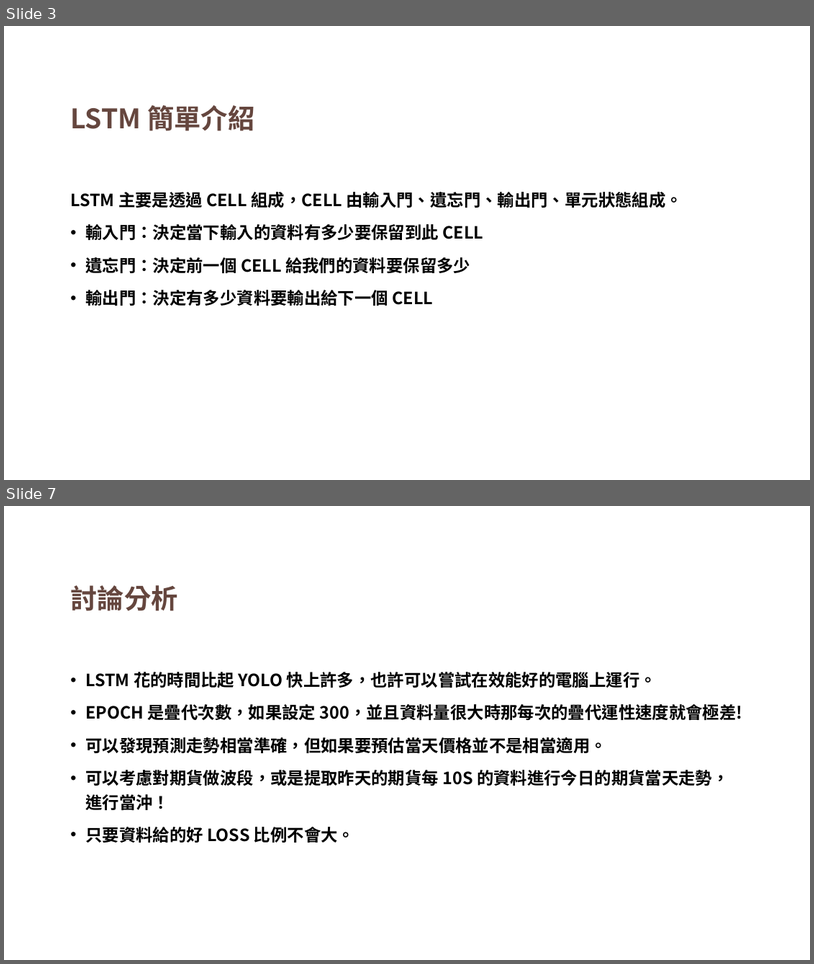
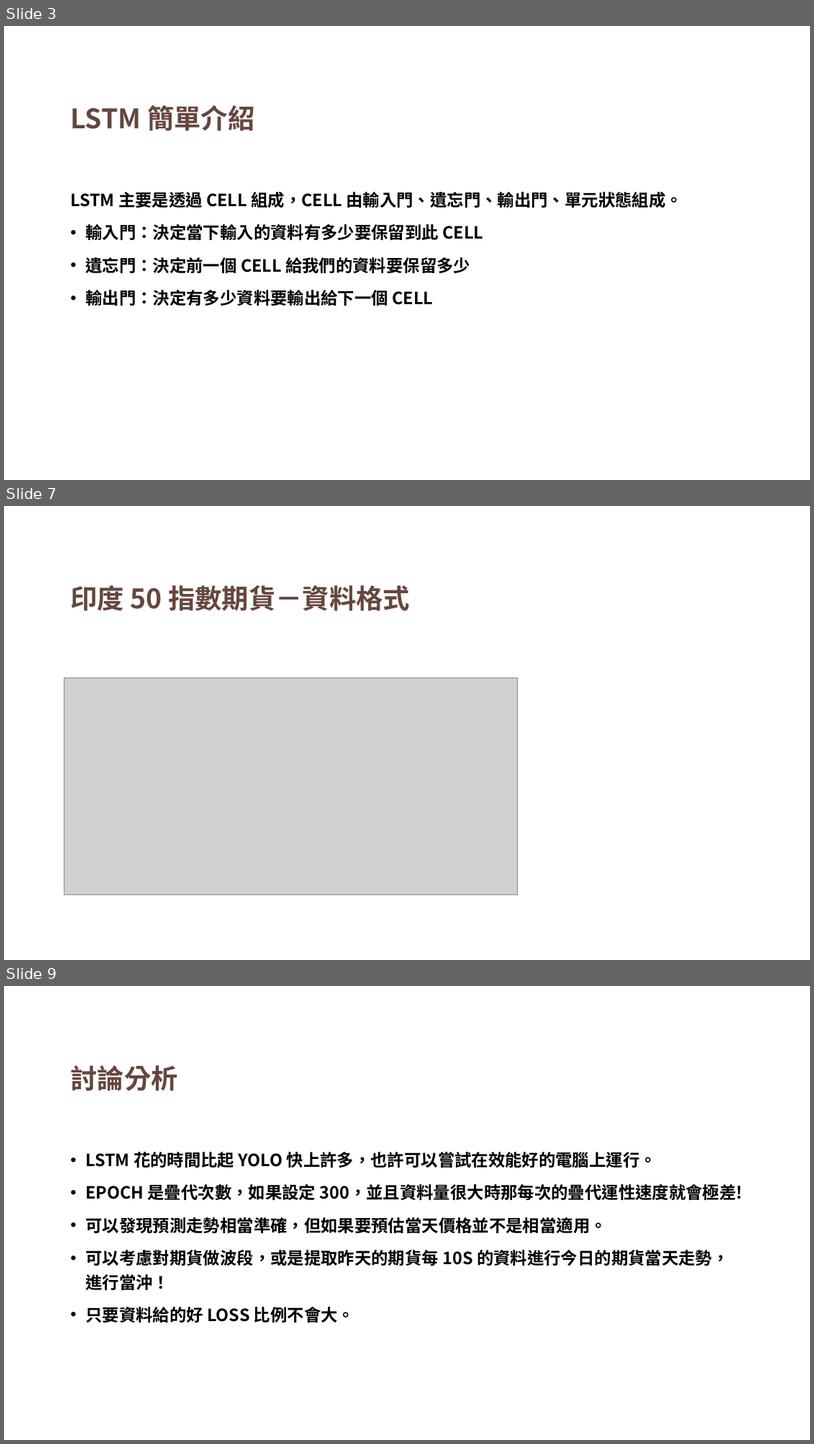
Before and after one commit to TheRiseOfDavid/NTUTcs_media, a slide deck: hw08/Project8_第32組_小組報告/report/Project8_第32組.pptx. Shown one above the other, each under a label of ours: slides 3 and 7 before the commit, slides 3, 7 and 9 after it; the slides between them are not shown. The pictures are 814x964 and 814x1444 pixels, drawn with LibreOffice and Linux fonts; fonts in the diff are those of the drawing; grey boxes stand for pictures; background and template pictures are left out. Boxes give left, top, right and bottom in pixels: in the first picture for what was removed or moved away, otherwise in the second. Text is boxed around its words. In the diff, an @@ line names an element or a change of style, - is before the commit and + after.

```diff
--- a/hw08/Project8_第32組_小組報告/report/Project8_第32組.pptx
+++ b/hw08/Project8_第32組_小組報告/report/Project8_第32組.pptx
@@ slide 7 added at (4,506,810,960), background picture (left out) @@
@@ title added at (70,585,410,611), 32 pt, text #65463E, bold @@
+印度 50 指數期貨－資料格式
@@ picture added at (64,678,518,894) @@
@@ what was slide 7 is now slide 9 @@
```
Also in this commit, not shown: 3 slides changed, 1 other slide added, 3 other files.
